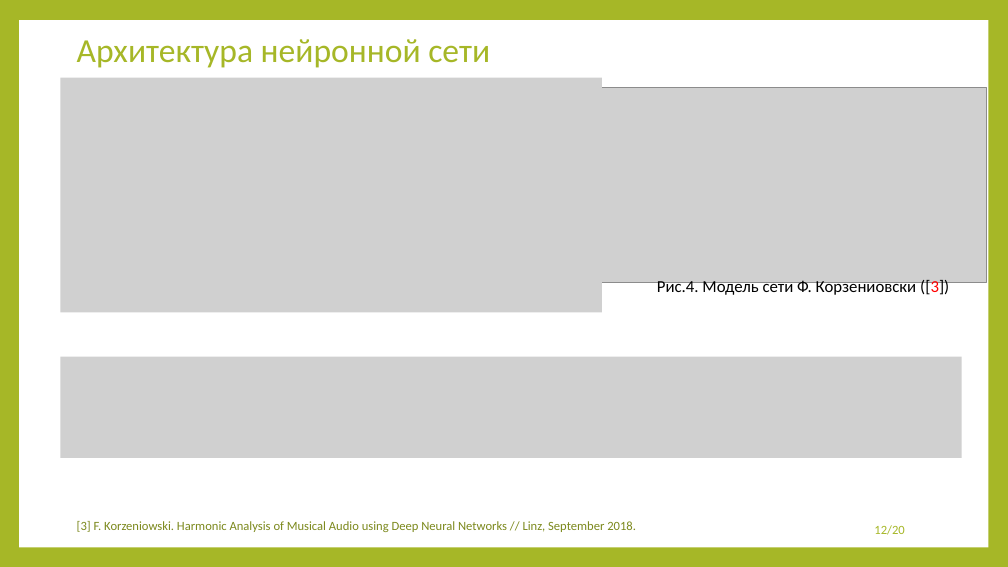
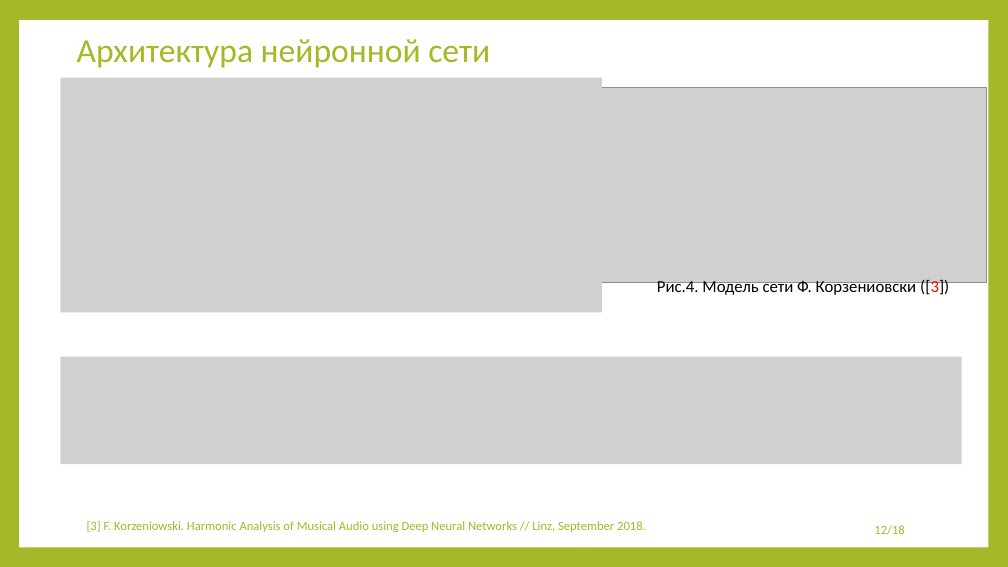
Before and after one commit to 13Fire13nyu/MasterDegree, a slide deck: slide 12 of presentation/presentation.pptx. Drawn at 1008x567 pixels with LibreOffice and Linux fonts; fonts in the diff are those of the drawing; grey boxes stand for pictures. Boxes give left, top, right and bottom in pixels: in the first picture for what was removed or moved away, otherwise in the second. Text is boxed around its words. In the diff, an @@ line names an element or a change of style, - is before the commit and + after.

```diff
--- a/presentation/presentation.pptx
+++ b/presentation/presentation.pptx
@@ picture resized from (x1=60, y1=357, x2=962, y2=458) to (x1=60, y1=357, x2=962, y2=464) @@
@@ text "[3] F. Korzeniowski. Harmonic Analysis ..." moved from (x1=77, y1=521, x2=636, y2=532) to (x1=87, y1=521, x2=646, y2=532) @@
@@ text "[3] F. Korzeniowski. Harmonic Analysis ..." at (x1=87, y1=521, x2=646, y2=532): text colour #7D891D to #A6B727 @@
@@ page number at (x1=874, y1=525, x2=904, y2=535): text changed @@
-12/20
+12/18
```
Also in this commit, not shown: 12 other slides changed, 1 slide added, 1 slide removed, 4 other files.
